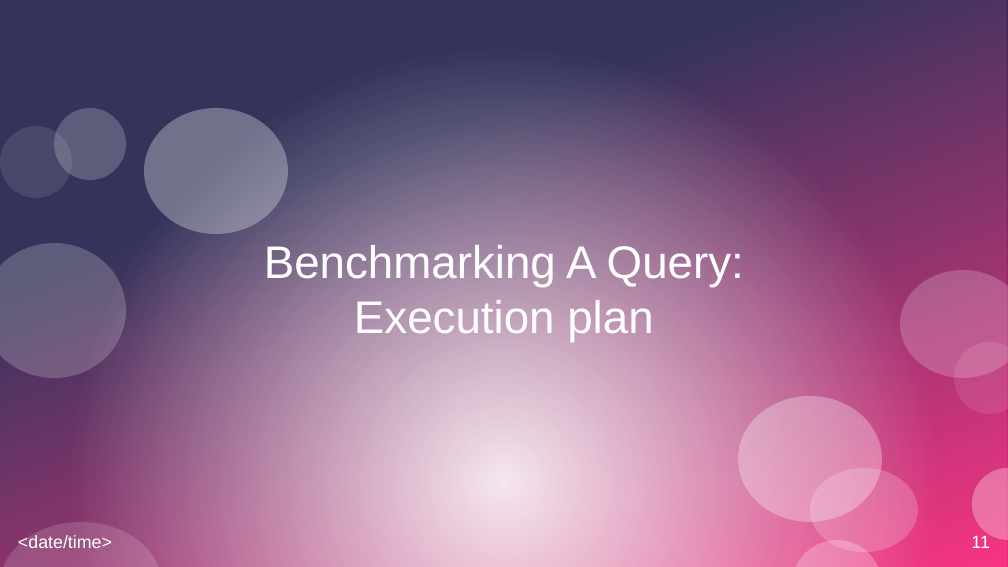
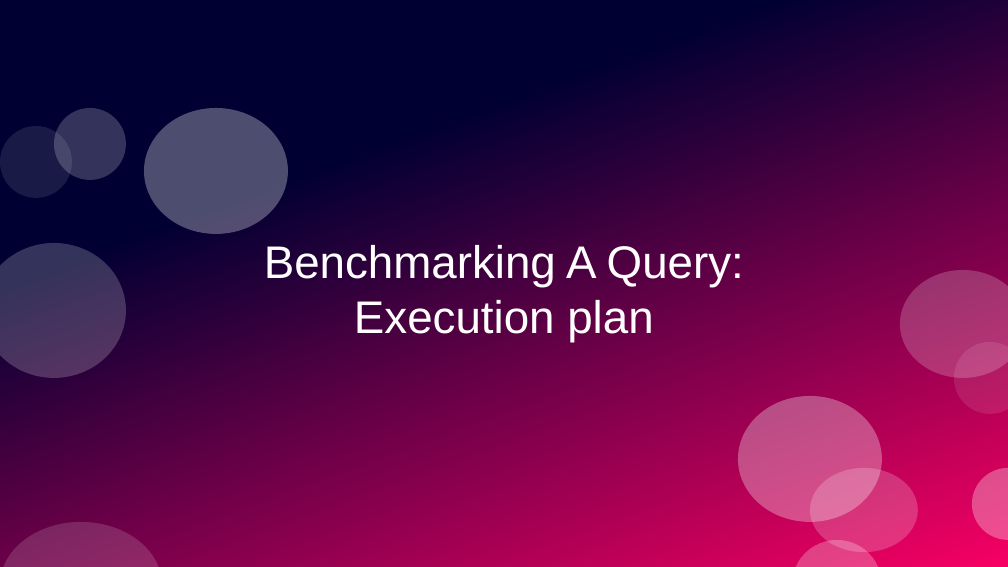
Before and after one commit to hamzaaldabe/QueryPerformanceAnalysis, a slide deck: slide 11 of QueryPerformanceAnalysis.odp. Drawn at 1008x567 pixels with LibreOffice and Linux fonts; fonts in the diff are those of the drawing. Boxes give left, top, right and bottom in pixels: in the first picture for what was removed or moved away, otherwise in the second. Text is boxed around its words. In the diff, an @@ line names an element or a change of style, - is before the commit and + after.

```diff
--- a/QueryPerformanceAnalysis.odp
+++ b/QueryPerformanceAnalysis.odp
@@ rectangle removed at <box>0,0,1007,567</box> @@
@@ text removed at <box>18,535,112,548</box> @@
-<date/time>
@@ page number removed at <box>971,535,989,548</box> @@
-11
```
Also in this commit, not shown: 6 other slides changed, 1 other file.
